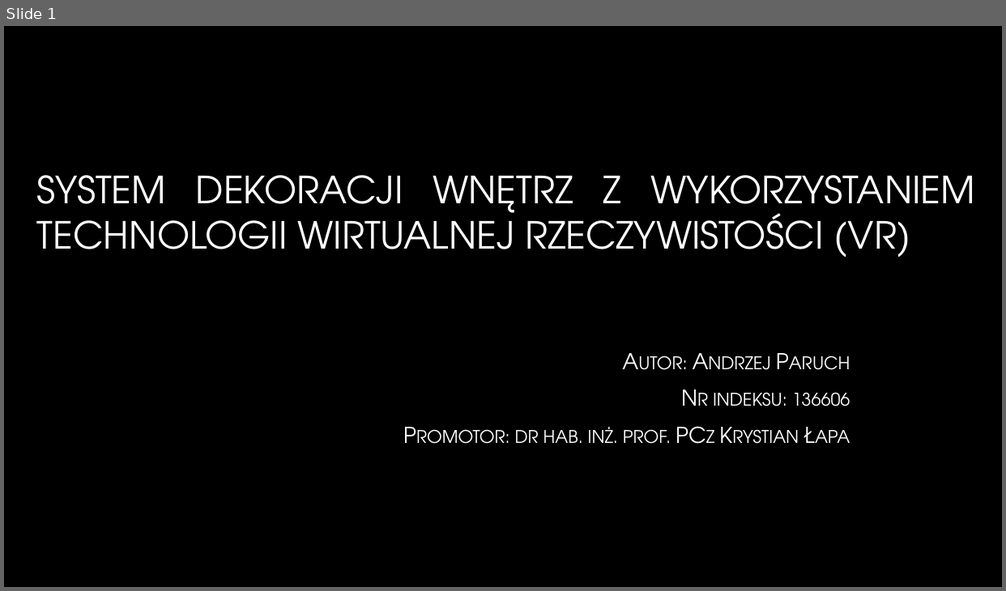
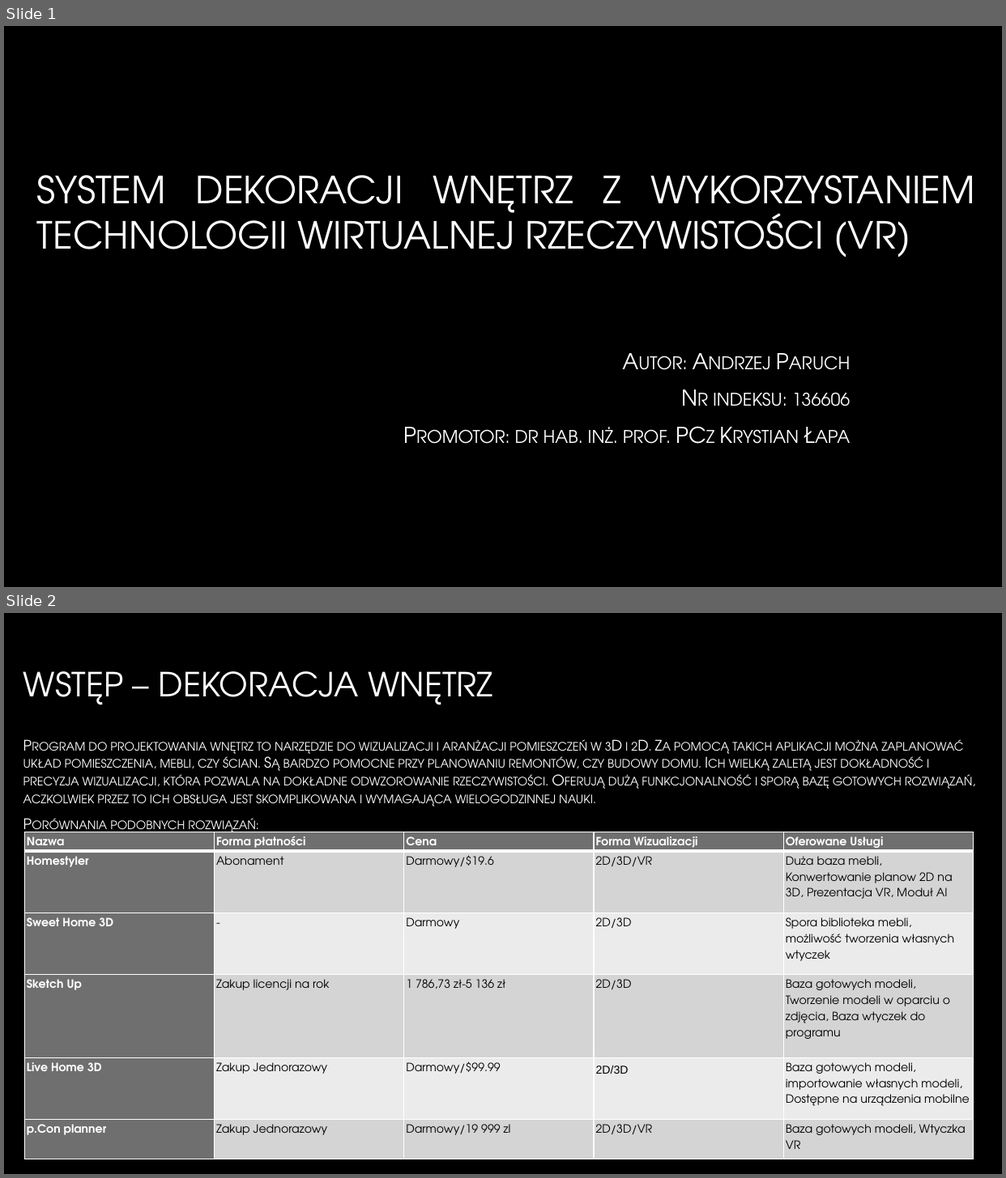
Before and after one commit to GlitchedGuest/PracaInzynieryjska, a slide deck: PrezentacjaAndrzejParuch.pptx. Shown one above the other, each under a label of ours: slide 1 before the commit, slides 1 and 2 after it. The pictures are 1006x591 and 1006x1178 pixels, drawn with LibreOffice and Linux fonts; fonts in the diff are those of the drawing; background and template pictures are left out. Boxes give left, top, right and bottom in pixels: in the first picture for what was removed or moved away, otherwise in the second. Text is boxed around its words. In the diff, an @@ line names an element or a change of style, - is before the commit and + after.

```diff
--- a/PrezentacjaAndrzejParuch.pptx
+++ b/PrezentacjaAndrzejParuch.pptx
@@ slide 2 added at [4,613,1002,1174], background picture (left out) @@
@@ title added at [23,671,493,705], 32 pt, text gradient #FFFFFF to #A6A6A6 @@
+WSTĘP – DEKORACJA WNĘTRZ
@@ text added at [23,739,975,837], 14 pt, text gradient #FFFFFF to #BFBFBF, small capitals @@
+Program do projektowania wnętrz to narzędzie do wizualizacji i aranżacji pomieszczeń w 3D i 2D. Za pomocą takich aplikacji można zaplanować układ pomieszczenia, mebli, czy ścian. Są bardzo pomocne przy planowaniu remontów, czy budowy domu. Ich wielką zaletą jest dokładność i precyzja wizualizacji, która pozwala na dokładne odwzorowanie rzeczywistości. Oferują dużą funkcjonalność i sporą bazę gotowych rozwiązań, aczkolwiek przez to ich obsługa jest skomplikowana i wymagająca wielogodzinnej nauki.
+Porównania podobnych rozwiązań:
@@ table added at [24,833,974,1160], 6 rows, 5 columns @@
+Nazwa | Forma płatności | Cena | Forma Wizualizacji | Oferowane Usługi
+Homestyler | Abonament | Darmowy/$19.6 | 2D/3D/VR | Duża baza mebli, Konwertowanie planow 2D na 3D, Prezentacja VR, Moduł AI
+Sweet Home 3D | - | Darmowy | 2D/3D | Spora biblioteka mebli, możliwość tworzenia własnych wtyczek
+Sketch Up | Zakup licencji na rok | 1 786,73 zł-5 136 zł | 2D/3D | Baza gotowych modeli, Tworzenie modeli w oparciu o zdjęcia, Baza wtyczek do programu
+Live Home 3D | Zakup Jednorazowy | Darmowy/$99.99 | 2D/3D | Baza gotowych modeli, importowanie własnych modeli, Dostępne na urządzenia mobilne
+p.Con planner | Zakup Jednorazowy | Darmowy/19 999 zl | 2D/3D/VR | Baza gotowych modeli, Wtyczka VR
```
Also in this commit, not shown: 1 slide changed.
